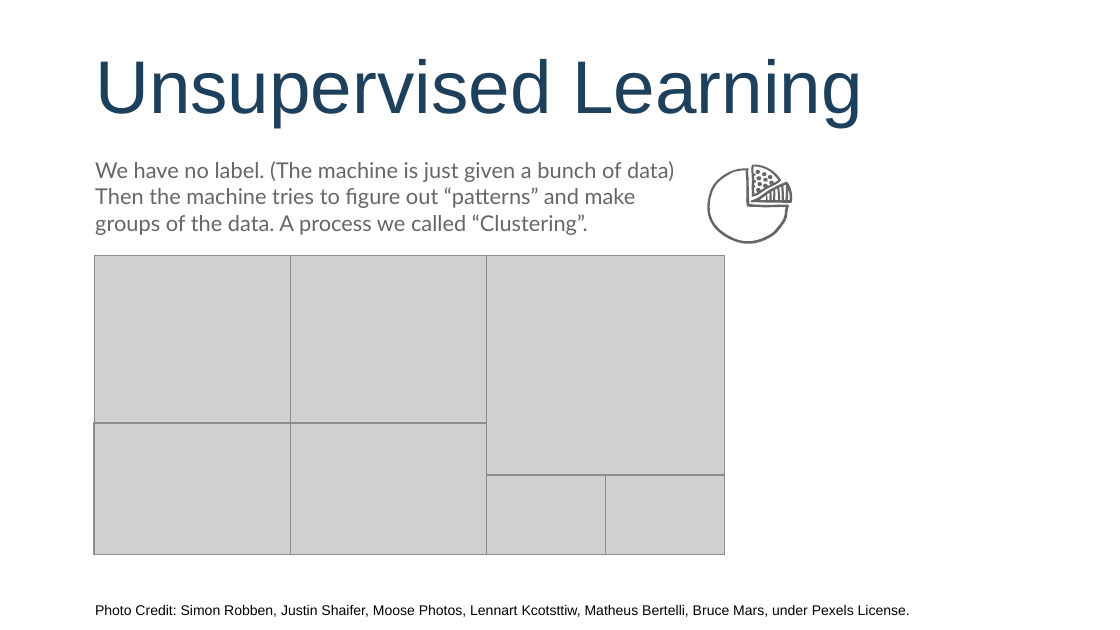
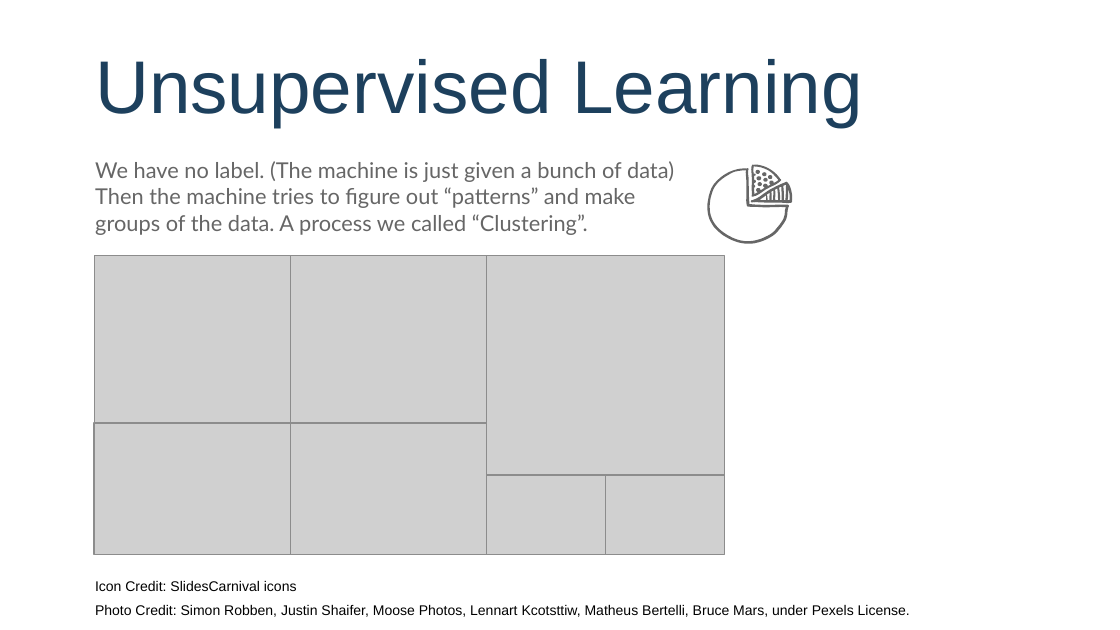
Before and after one commit to Errrneist/Multi-Layer_Perception, a slide deck: slide 5 of Chapter 1/Chapter1-L4-Categories_ML.pptx. Drawn at 1120x630 pixels with LibreOffice and Linux fonts; fonts in the diff are those of the drawing; grey boxes stand for pictures; background and template pictures are left out. Boxes give left, top, right and bottom in pixels: in the first picture for what was removed or moved away, otherwise in the second. Text is boxed around its words. In the diff, an @@ line names an element or a change of style, - is before the commit and + after.

Commit message:
Added credits

```diff
--- a/Chapter 1/Chapter1-L4-Categories_ML.pptx
+++ b/Chapter 1/Chapter1-L4-Categories_ML.pptx
@@ text added at box(95, 581, 297, 591), 9 pt, text #000000 @@
+Icon Credit: SlidesCarnival icons
```
Also in this commit, not shown: 4 other slides changed.
